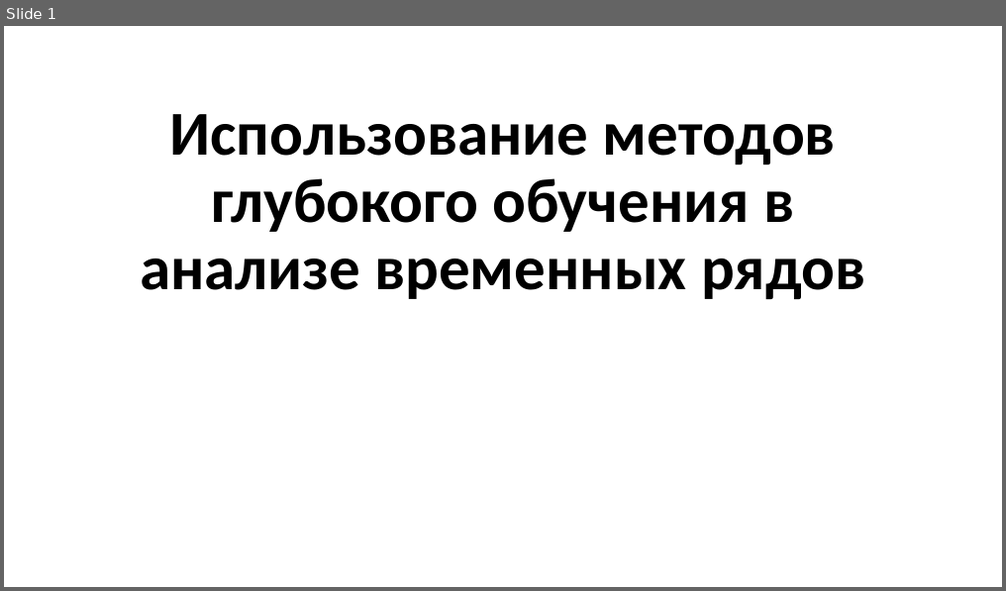
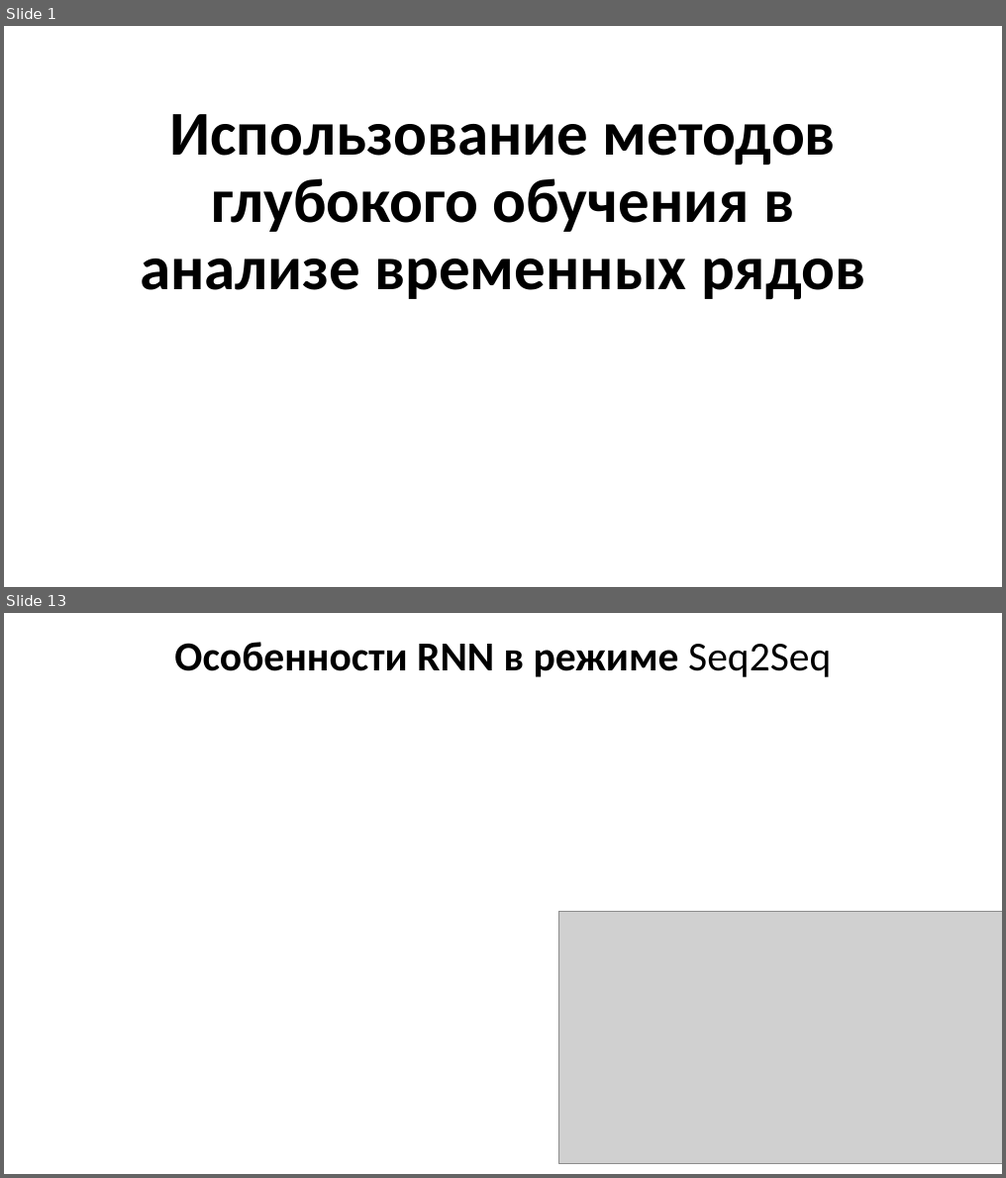
Before and after one commit to MVRonkin/TimeSeriesCourse, a slide deck: 2025/LEC/07-3 Transformers.pptx. Shown one above the other, each under a label of ours: slide 1 before the commit, slides 1 and 13 after it; the slides between them are not shown. The pictures are 1006x591 and 1006x1178 pixels, drawn with LibreOffice and Linux fonts; fonts in the diff are those of the drawing; grey boxes stand for pictures. Boxes give left, top, right and bottom in pixels: in the first picture for what was removed or moved away, otherwise in the second. Text is boxed around its words. In the diff, an @@ line names an element or a change of style, - is before the commit and + after.

```diff
--- a/2025/LEC/07-3 Transformers.pptx
+++ b/2025/LEC/07-3 Transformers.pptx
@@ slide 13 added at <box>4,613,1002,1174</box>, background #FFFFFF @@
@@ title added at <box>174,642,831,677</box>, 39.6 pt, text #000000, bold @@
+Особенности RNN в режиме Seq2Seq
@@ picture added at <box>558,912,1002,1164</box> @@
```
Also in this commit, not shown: 9 slides changed, 4 other slides added, 1 slide removed.
